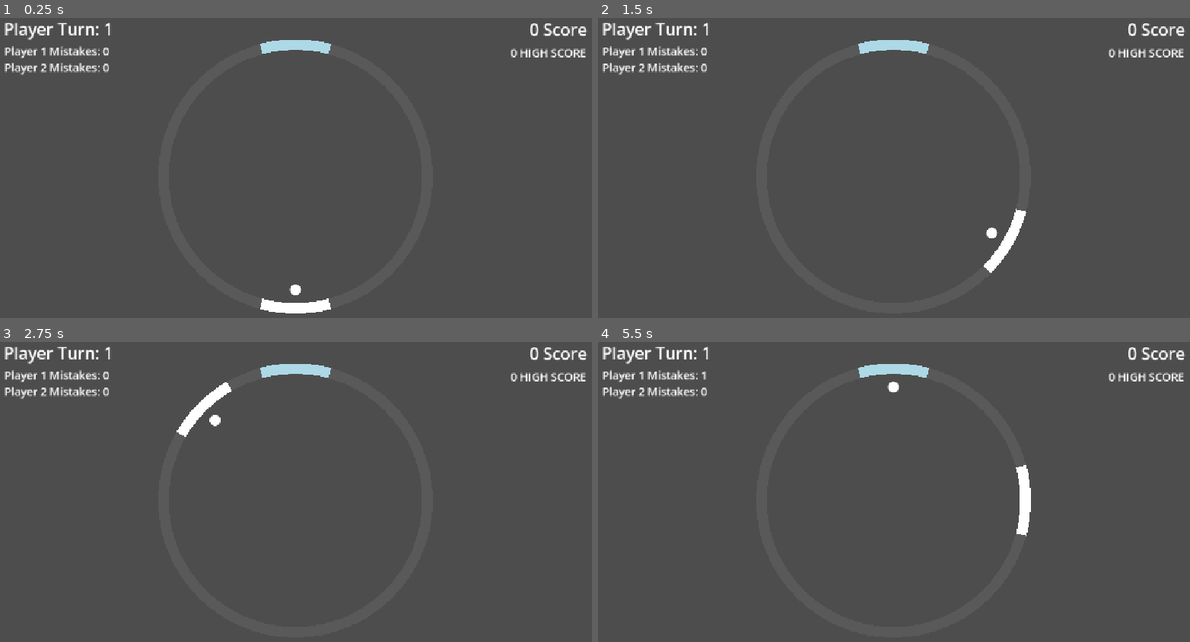
Above: before the commit, frames 1-4 (two rows, left to right).
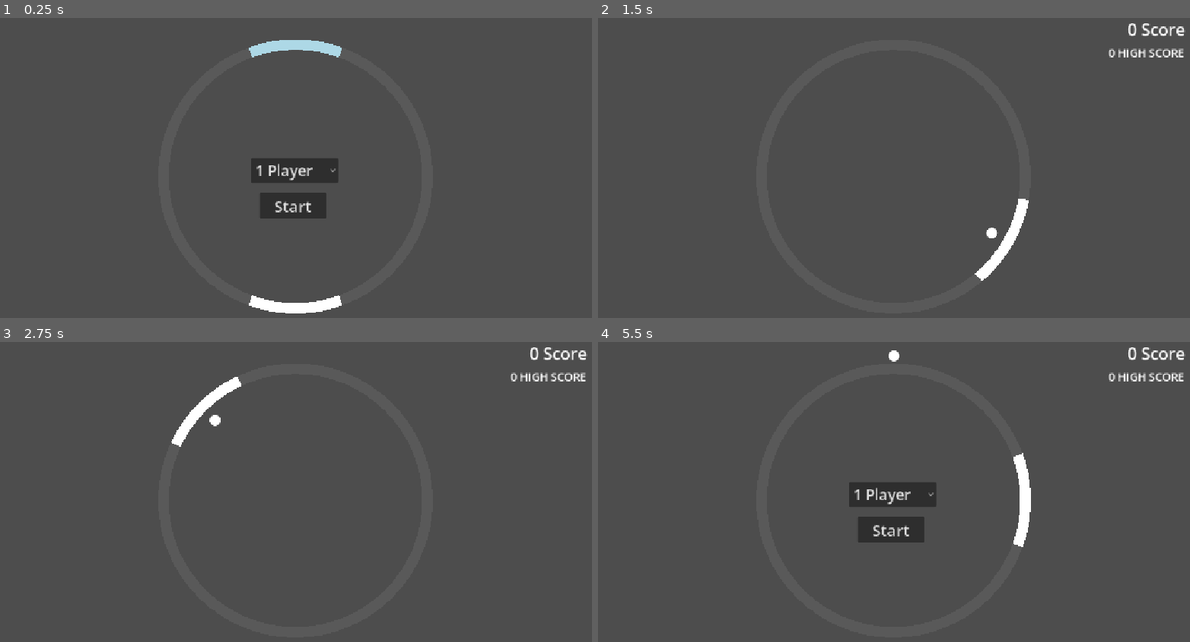
Above: after the commit, the same moments.

Repository: Hannah3142/Pong
Game: Godot game, scene res://Main.tscn
The game is run twice, just before and just after one commit, with the same random seed, the same clock (stepped at 60 frames per second) and the same inputs.
Inputs (mouse positions are in pixels of both pictures, inside the frame that each line leads up to):
- Up to frame 1 (0.25 s): no input
- Up to frame 2 (1.5 s): click (888, 207) at 0.5 s, where only the run after the commit has a clickable "Start"; tap Enter at 1.25 s; move the mouse to (1030, 159) at 1.27 s; hold Right from 1.28 s (still down); tap Alt at 1.35 s; click (1030, 159) at 1.42 s
- Up to frame 3 (2.75 s): move the mouse to (171, 519) at 2.02 s; release Right at 2.03 s; hold Down from 2.03 s (still down); tap Shift at 2.1 s
- Up to frame 4 (5.5 s): tap Space at 2.75 s; move the mouse to (953, 426) at 2.77 s; release Down at 2.78 s; hold Right 2.78-3.53 s; tap Alt at 2.85, 4.35 s; move the mouse to (864, 570) at 3.52 s; hold Up 3.53-4.28 s; tap Shift at 3.6, 5.1 s; click (864, 570) at 3.67 s; move the mouse to (1077, 552) at 4.27 s; hold Left from 4.28 s (still down); move the mouse to (710, 450) at 5.02 s

The runs differ from the first frame. In frame 1, 3.8% of the frame differs, in the area x 0-100%, y 1-97%; in frame 2, 1.5%; in frame 3, 1.5%; in frame 4, 3.7%.

Commit message:
choose between 1 and 2 players

Diff:
--- a/pong/Ball.gd
+++ b/pong/Ball.gd
@@ -9,14 +9,15 @@
 
 signal diverted
 signal failed
-var is_game_over = false
+var is_game_over = true
 var adjust_speed = true
 
 var turn = 1
+var player_amount = 1
 
 # Called when the node enters the scene tree for the first time.
 func _ready() -> void:
-	position = Vector2(600, 300)
+	position = Vector2(575, 323.5)
 	queue_redraw()
 	var collision_node = CollisionShape2D.new()
 	var circle_shape = CircleShape2D.new()
@@ -61,8 +62,9 @@
 		else:
 			angle = angle - 2*alpha -180
 		angle = wrapf(angle, 0, 360)
-		if turn == 1:
-			turn = 2
-		else:
-			turn = 1
+		if player_amount > 1:
+			if turn == 1:
+				turn = 2
+			else:
+				turn = 1
 		diverted.emit()
--- a/pong/Main.gd
+++ b/pong/Main.gd
@@ -11,20 +11,32 @@
 var high_score = 0
 var start_player = 1
 
+var player_amount = 1
+
 var player1_mistakes = 0
 var player2_mistakes = 0
 
 # Called when the node enters the scene tree for the first time.
 func _ready() -> void:
-	$HUD/Restart.hide()
-	$HUD/Winner.hide()
-	$HUD/Restart.pressed.connect(restart)
 	ball.failed.connect(failed)
 	ball.diverted.connect(increase_score)
+	$HUD/Start.pressed.connect(start)
+	$HUD/Winner.hide()
+	$Ball.hide()
+	$HUD/Turn.hide()
+	$HUD/Player1Mistakes.hide()
+	$HUD/Player2Mistakes.hide()
+	$HUD/Score.hide()
+	$HUD/HighScore.hide()
+	"""
+	$Paddle1.hide()
+	$Paddle2.hide()
+	$Arena.hide()
+	"""
 
 # Called every frame. 'delta' is the elapsed time since the previous frame.
 func _process(delta: float) -> void:
-	if ball.ball_speed == 0:
+	if ball.ball_speed == 0 and ball.is_game_over == false:
 		var paddle_rotation = 0
 		if start_player == 1:
 			paddle_rotation = paddle1.rotation
@@ -43,38 +55,49 @@
 					ball.angle = randi_range(100, 170)
 				else:
 					ball.angle = randi_range(190, 260)
-			if start_player == 1:
-				start_player = 2
-			else:
-				start_player = 1
+			if player_amount > 1:
+				if start_player == 1:
+					start_player = 2
+				else:
+					start_player = 1
 
 func failed():
-	if ball.turn == 1:
-		player1_mistakes += 1
-		$HUD/Player1Mistakes.text = "Player 1 Mistakes: " + str(player1_mistakes)
-	else:
-		player2_mistakes += 1
-		$HUD/Player2Mistakes.text = "Player 2 Mistakes: " + str(player2_mistakes)
 	if score > high_score:
 		high_score = score
-	$HUD/HighScore.text = str(high_score) + " HIGH SCORE"
-	if player1_mistakes == 5:
-		$HUD/Winner.text = "Player 2 WON!!!"
-		$HUD/Restart.show()
-		$HUD/Winner.show()
+		$HUD/HighScore.text = str(high_score) + " HIGH SCORE"
+
+	if player_amount > 1:
+		if ball.turn == 1:
+			player1_mistakes += 1
+			$HUD/Player1Mistakes.text = "Player 1 Mistakes: " + str(player1_mistakes)
+		else:
+			player2_mistakes += 1
+			$HUD/Player2Mistakes.text = "Player 2 Mistakes: " + str(player2_mistakes)
+		if player1_mistakes == 3:
+			$HUD/Winner.text = "Player 2 WON!!!"
+			$HUD/Start.show()
+			$HUD/Winner.show()
+			$HUD/PlayerAmount.show()
+			ball.is_game_over = true
+			ball.ball_speed == 0
+		elif player2_mistakes == 3:
+			$HUD/Winner.text = "Player 1 WON!!!"
+			$HUD/Winner.show()
+			$HUD/Start.show()
+			$HUD/PlayerAmount.show()
+			ball.is_game_over = true
+			ball.ball_speed == 0
+		elif ball.is_game_over == false:
+			new_game()
+	elif ball.is_game_over == false:
+		$HUD/Start.show()
+		$HUD/PlayerAmount.show()
 		ball.is_game_over = true
-		ball.ball_speed == 0
-	elif player2_mistakes == 5:
-		$HUD/Winner.text = "Player 1 WON!!!"
-		$HUD/Winner.show()
-		$HUD/Restart.show()
-		ball.is_game_over = true
-		ball.ball_speed == 0
-	elif ball.is_game_over == false:
-		new_game()
+		print("failed")
 
 func new_game():
-	$HUD/Restart.hide()
+	$HUD/Start.hide()
+	print("new game")
 	ball.position = Vector2(575, 323.5)
 	ball.adjust_speed = true
 	score = 0
@@ -84,18 +107,37 @@
 func increase_score():
 	score += 1
 	$HUD/Score.text = str(score) + " Score"
-	$HUD/Turn.text = "Player Turn: " + str(ball.turn)
+	if player_amount > 1:
+		$HUD/Turn.text = "Player Turn: " + str(ball.turn)
 
-func restart():
-	ball.turn = 1
-	start_player = 1
-	player1_mistakes = -1
-	player2_mistakes = 0
+func start():
+	print("start")
+	ball.position = Vector2(575, 323.5)
+	ball.ball_speed = 0
+	player_amount = $HUD/PlayerAmount.get_selected_id()
+	ball.player_amount = player_amount
 	ball.is_game_over = false
 	ball.adjust_speed = true
 	$HUD/Winner.hide()
-	$HUD/Restart.hide()
-	$HUD/Player1Mistakes.text = "Player 1 Mistakes: " + str(player1_mistakes)
-	$HUD/Player2Mistakes.text = "Player 2 Mistakes: " + str(player2_mistakes)
-	$HUD/Turn.text = "Player Turn: " + str(ball.turn)
+	$HUD/Start.hide()
+	$HUD/PlayerAmount.hide()
+	$Ball.show()
+	$Paddle2.hide()
+	$HUD/Turn.hide()
+	$HUD/Player1Mistakes.hide()
+	$HUD/Player2Mistakes.hide()
+	ball.turn = 1
+	start_player = 1
+	if player_amount > 1:
+		player1_mistakes = 0
+		player2_mistakes = 0
+		$HUD/Player1Mistakes.text = "Player 1 Mistakes: " + str(player1_mistakes)
+		$HUD/Player2Mistakes.text = "Player 2 Mistakes: " + str(player2_mistakes)
+		$HUD/Turn.text = "Player Turn: " + str(ball.turn)
+		$HUD/Turn.show()
+		$HUD/Player1Mistakes.show()
+		$HUD/Player2Mistakes.show()
+		$Paddle2.show()
 	$HUD/Score.text = "0 Score"
+	$HUD/Score.show()
+	$HUD/HighScore.show()
--- a/pong/Main.tscn
+++ b/pong/Main.tscn
@@ -23,13 +23,13 @@
 
 [node name="HUD" type="CanvasLayer" parent="." unique_id=607246976]
 
-[node name="Restart" type="Button" parent="HUD" unique_id=973308325]
-offset_left = 510.5
-offset_top = 300.0
-offset_right = 637.0
-offset_bottom = 350.0
+[node name="Start" type="Button" parent="HUD" unique_id=973308325]
+offset_left = 507.0
+offset_top = 354.0
+offset_right = 633.5
+offset_bottom = 404.0
 theme_override_font_sizes/font_size = 30
-text = "Restart"
+text = "Start"
 
 [node name="Score" type="Label" parent="HUD" unique_id=661422335]
 offset_left = 951.0
@@ -80,3 +80,16 @@
 offset_bottom = 282.0
 theme_override_font_sizes/font_size = 42
 text = "Player 0 WON!!!"
+
+[node name="PlayerAmount" type="OptionButton" parent="HUD" unique_id=2020887368]
+offset_left = 491.0
+offset_top = 289.0
+offset_right = 656.0
+offset_bottom = 336.0
+theme_override_font_sizes/font_size = 28
+selected = 0
+item_count = 2
+popup/item_0/text = "1 Player"
+popup/item_0/id = 1
+popup/item_1/text = "2 Player"
+popup/item_1/id = 2
--- a/pong/Paddle1.gd
+++ b/pong/Paddle1.gd
@@ -3,8 +3,8 @@
 class_name Paddle1
 
 # -10, 10; -15, 15
-var start_angle = -15
-var end_angle = 15
+var start_angle = -20
+var end_angle = 20
 var paddle_speed = 5
 
 var radius = 250
--- a/pong/Paddle2.gd
+++ b/pong/Paddle2.gd
@@ -3,8 +3,8 @@
 class_name Paddle2
 
 # -10, 10; -15, 15
-var start_angle = -15
-var end_angle = 15
+var start_angle = -20
+var end_angle = 20
 var paddle_speed = 5
 
 var radius = 250
